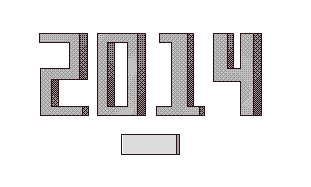
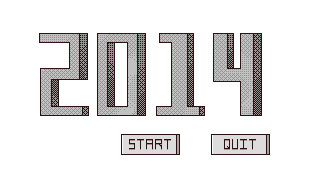
Layered file, before and after one edit (311px x 187px). Changes by layer:
added group "start copy" with 3 layers above "start" over [211, 134, 270, 155]
added layer "Layer 96 copy" in group "start copy" over [224, 139, 256, 149]
added layer "Layer 96" in group "start copy" over [224, 140, 256, 150]
added layer "Layer 94" (1st of 2, in "start copy") in group "start copy" over [211, 134, 270, 155]
added layer "Layer 95 copy" in group "start" over [129, 139, 171, 149]
added layer "Layer 95" in group "start" over [129, 140, 171, 150]
